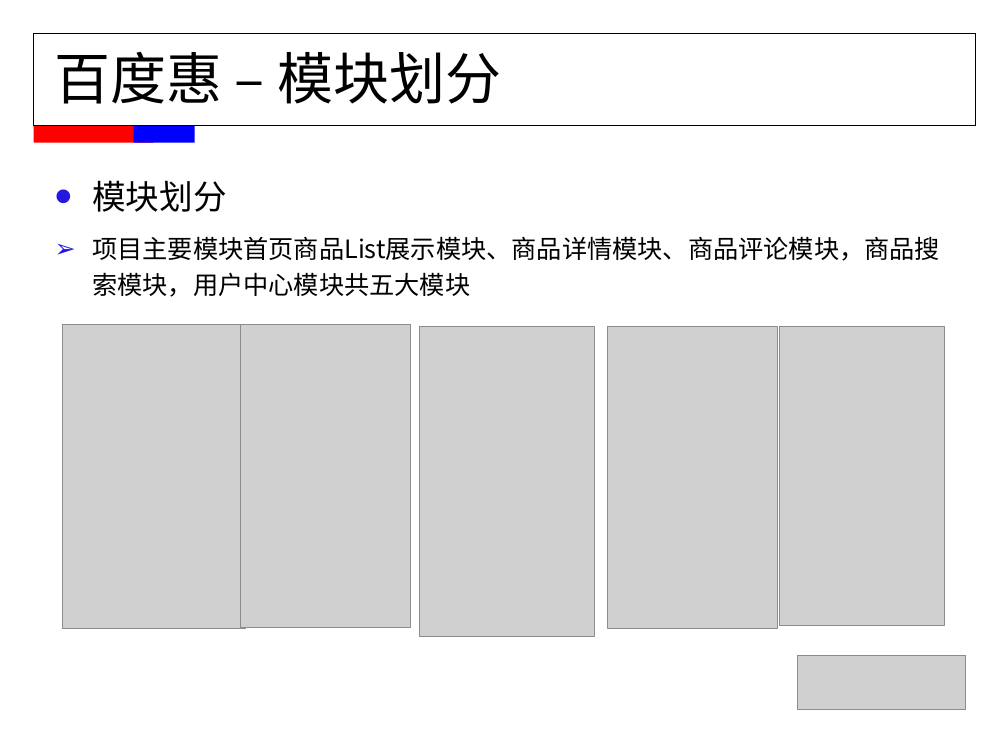
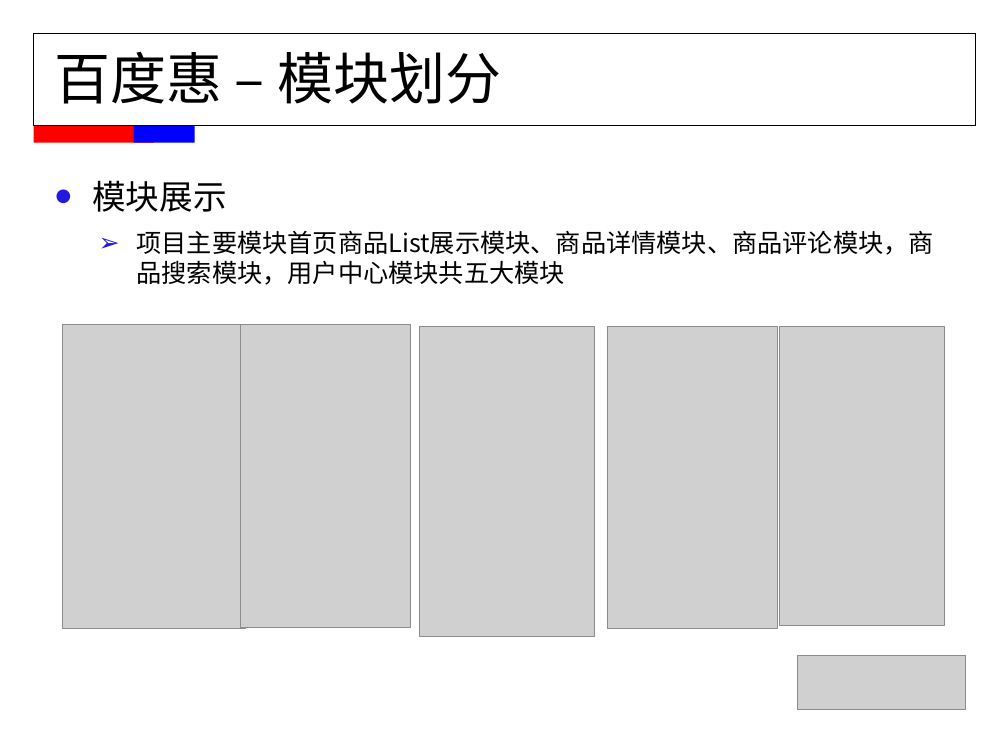
Before and after one commit to FridayAndHoliday/ElenaCodeManager, a slide deck: slide 5 of document/MMS职称评定-董伟平.ppt. Drawn at 1008x756 pixels with LibreOffice and Linux fonts; fonts in the diff are those of the drawing; grey boxes stand for pictures. Boxes give left, top, right and bottom in pixels: in the first picture for what was removed or moved away, otherwise in the second. Text is boxed around its words. In the diff, an @@ line names an element or a change of style, - is before the commit and + after.

```diff
--- a/document/MMS职称评定-董伟平.ppt
+++ b/document/MMS职称评定-董伟平.ppt
@@ text at (x1=92, y1=180, x2=226, y2=212): text changed @@
-  • 模块划分
+  • 模块展示
@@ text at (x1=136, y1=230, x2=933, y2=285): list level 2 to 3 in "项目主要模块首页商品List展示模块、商品详情模块、商品评论模块，商品搜索模块，用户中心模块共五大模块"; line spacing 1.2 to 1 @@
```
Also in this commit, not shown: 8 other slides changed, 2 slides added, 3 slides removed.
